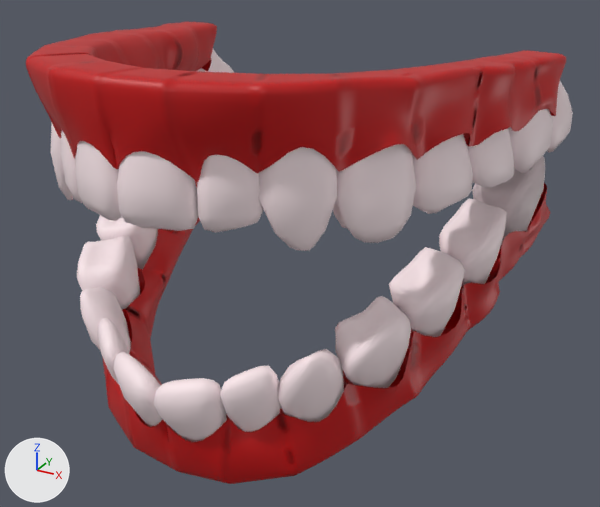
An edit to the glTF model public/models/bookeasy-dental-chart.glb, drawn before and after from the same camera.
One viewpoint serves both versions: a 50 mm lens placed at (4.35, -7.51, 3.35), pointed at (0.3, -0.14, -0.33). The axes (+X, +Y, +Z) are drawn at lower left. The lights are the same throughout. The first picture is the older version. Where no turn or scale is listed for an object, it has been applied to the vertices. Vertices at exactly the same position are counted once.

Objects in the first picture: 'Gingiva_Lower', 'Gingiva_Upper', 'Tooth_21', 'Tooth_22', 'Tooth_23', 'Tooth_24', 'Tooth_25', 'Tooth_31', 'Tooth_33', 'Tooth_34', 'Tooth_35', 'Tooth_36', 'Tooth_38' and 13 more.
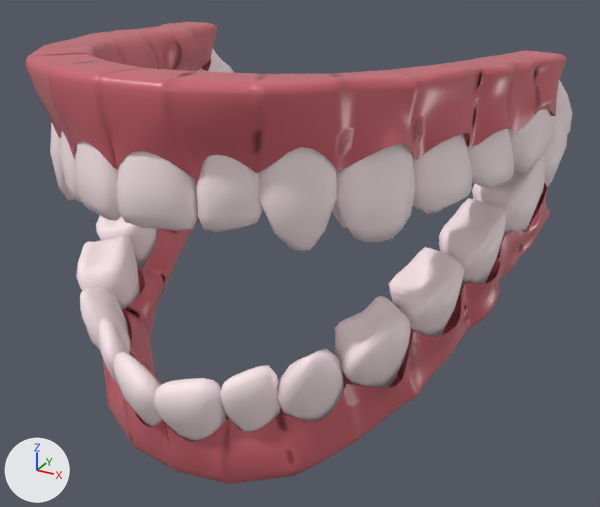
The newer file is also turned or shifted as a whole; pictures and numbers use the older file's frame.

Boxes (x1, y1, x2, y2) around the edits, measured in the pictures (600 x 507 px):
'Gingiva_Upper', recoloured, surface changed (lighter)
    both: (26, 22, 566, 182)
'Gingiva_Lower', recoloured, surface changed (lighter)
    both: (102, 180, 550, 484)
'Tooth_38', moved, rescaled
    before: (472, 156, 546, 245)
    after: (543, 129, 567, 187)
'Tooth_37', unchanged, uncovered by the edit
    after: (472, 156, 545, 245)

The change, as a list of edits to the scene's bpy script:
```text
Change mat_material_004:
    mat_material_004.base_color: (0.542, 0.0, 0.000751) -> (0.62, 0.13, 0.16)  # red #c20002 -> red #ce656f
    mat_material_004.roughness: 0.481 -> 0.34
Change me_cube_034:
    used by ob_tooth_38; location = (2.21, 1.26, 0.16)
    remove me_cube_034.from_pydata(...)  # 98 vertices, 192 faces; spans x -0.326..0.326, y -0.609..0.393, z -0.538..0.587
    add me_cube_034.from_pydata(...)  # 98 vertices, 192 faces; spans x -0.17..0.378, y 0.193..1.035, z -0.112..0.832
    me_cube_034 part 1: the whole mesh is scaled about its middle by 0.84, then moved by (0.104, 0.722, 0.335)
```
